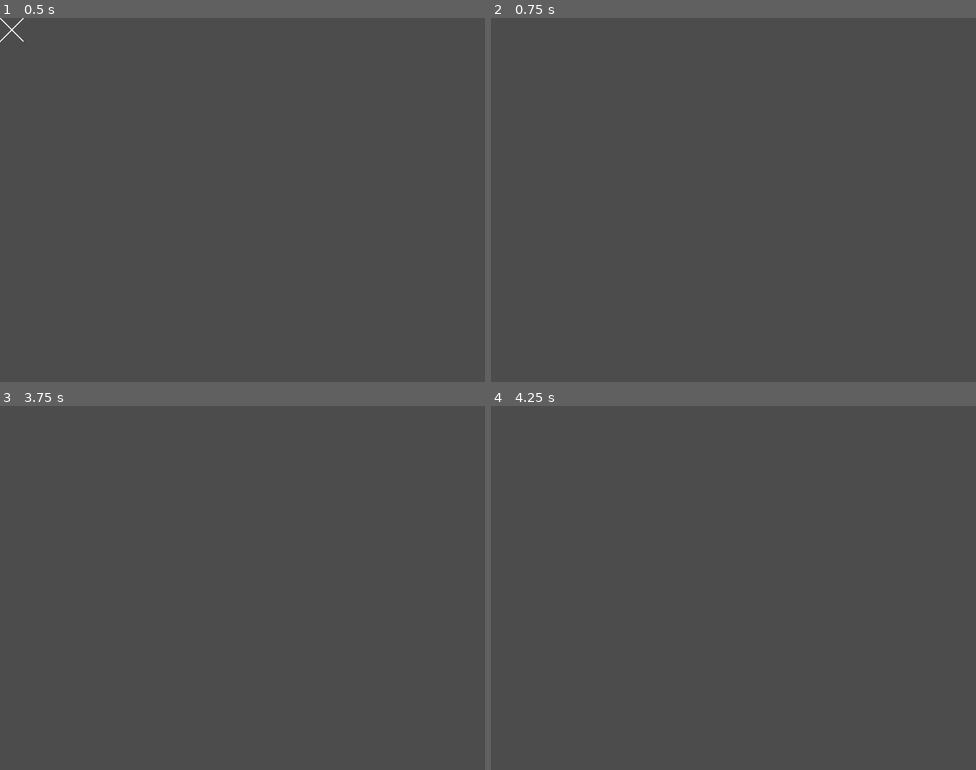
Above: before the commit, frames 1-4 (two rows, left to right).
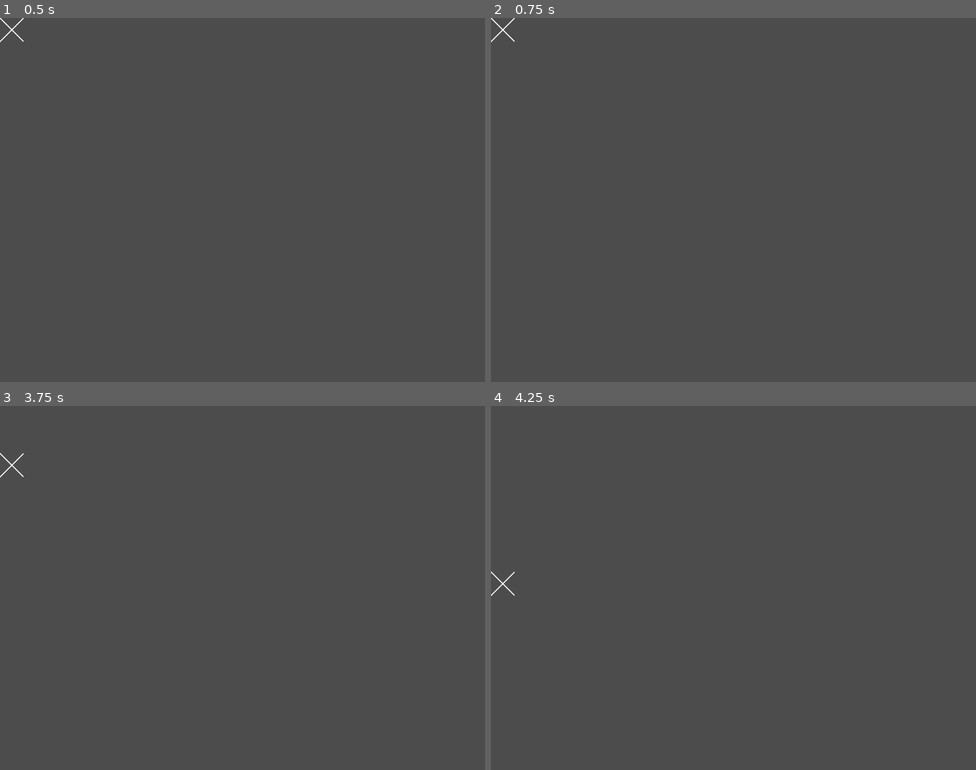
Above: after the commit, the same moments.

Repository: caillou/xo
Game: Godot game, scene res://Level.tscn
The game is run twice, just before and just after one commit, with the same random seed, the same clock (stepped at 60 frames per second) and the same inputs.
Inputs:
- Up to frame 1 (0.5 s): no input
- Up to frame 2 (0.75 s): tap Enter at 0.5 s; hold Up (ui_up) from 0.53 s (still down)
- Up to frame 3 (3.75 s): tap Space at 1.25, 2.75 s; tap Enter at 2, 3.5 s; release Up (ui_up) at 2.03 s; hold Left (ui_left) 2.03-3.53 s; hold Down (ui_down) from 3.53 s (still down)
- Up to frame 4 (4.25 s): keep holding Down (ui_down)

Frame 1 is identical in both runs. In frame 2, less than 0.1% of the frame differs, in the area x 0-5%, y 0-7%; in frame 3, less than 0.1%; in frame 4, less than 0.1%, in the area x 0-5%, y 45-53%.

Commit message:
Limit player movement to viewport

Diff:
--- a/Player.tscn
+++ b/Player.tscn
@@ -1,6 +1,12 @@
-[gd_scene load_steps=2 format=2]
+[gd_scene load_steps=3 format=2]
 
 [ext_resource path="res://player.gd" type="Script" id=1]
 
+[sub_resource type="RectangleShape2D" id=1]
+extents = Vector2( 25, 25 )
+
 [node name="Player" type="Area2D"]
 script = ExtResource( 1 )
+
+[node name="CollisionShape2D" type="CollisionShape2D" parent="."]
+shape = SubResource( 1 )
--- a/player.gd
+++ b/player.gd
@@ -17,15 +17,32 @@
 
 # Called every frame. 'delta' is the elapsed time since the previous frame.
 func _process(delta):
+
+	var distance = Vector2(0,0)
+
 	if Input.is_action_pressed("ui_down"):
-		position.y += delta * speed
+		distance.y = 1
 	elif Input.is_action_pressed("ui_up"):
-		position.y -= delta * speed
+		distance.y = -1
 	if Input.is_action_pressed("ui_right"):
-		position.x += delta * speed
+		distance.x = 1
 	elif Input.is_action_pressed("ui_left"):
-		position.x -= delta * speed
+		distance.x = -1
+	distance = distance.normalized() * speed * delta
 
+	var new_position = position + distance
+	var viewport_size = get_viewport().size
+
+	if new_position.x < size:
+		new_position.x = size
+	elif new_position.x > (viewport_size.x - size):
+		new_position.x = (viewport_size.x - size)
+	if new_position.y < size:
+		new_position.y = size
+	elif new_position.y > (viewport_size.y - size):
+		new_position.y = (viewport_size.y - size)
+
+	position = new_position
 
 func add_line(pos_start, pos_end):
 	print(pos_start, pos_end)
